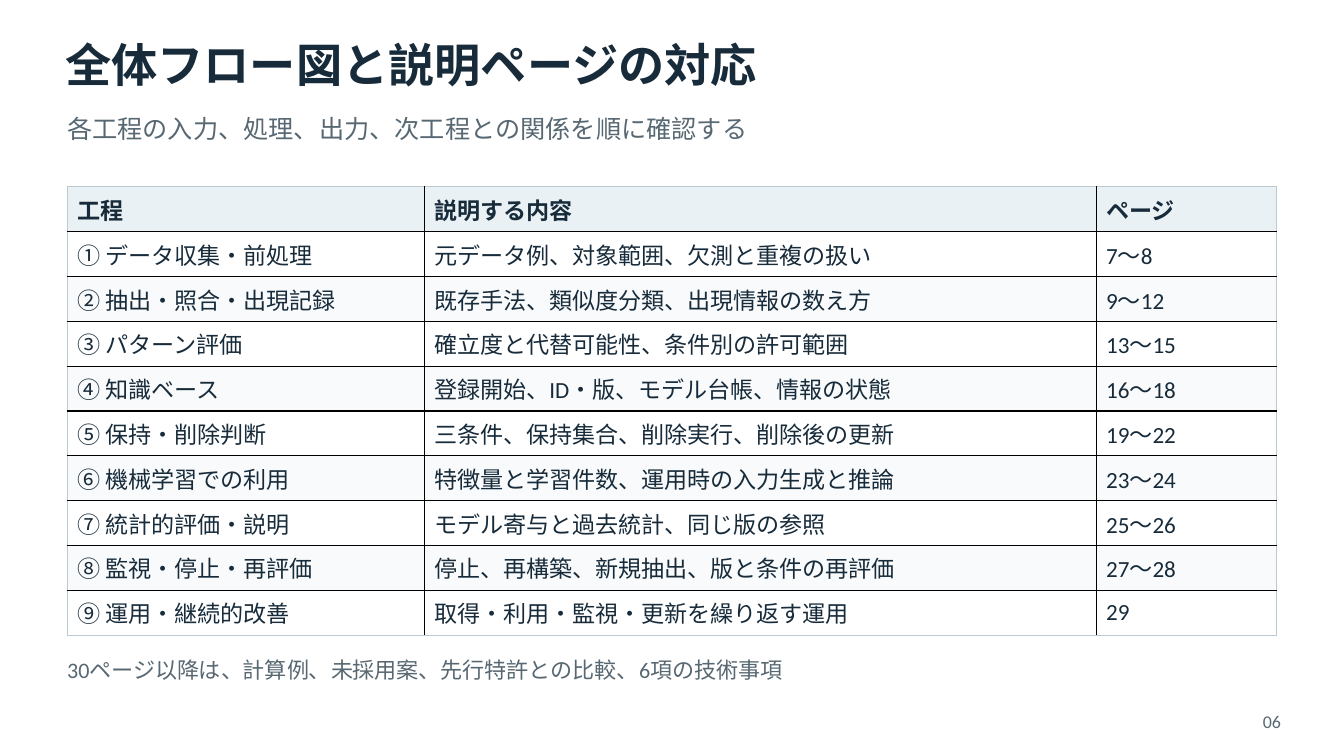
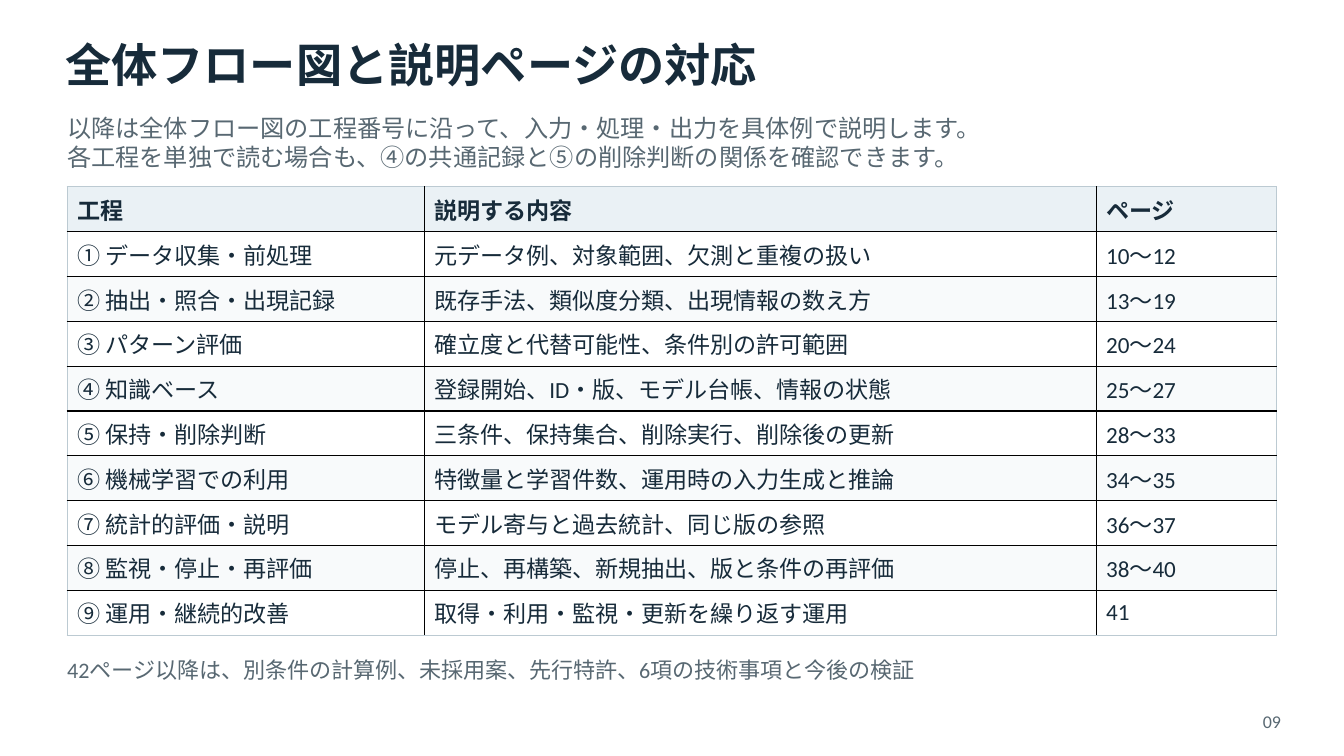
Before and after one commit to tachyonstone/test, a slide deck: slide 9 of 発明アイデア説明資料.pptx (slide 6 before the commit). Drawn at 1344x756 pixels with LibreOffice and Linux fonts; fonts in the diff are those of the drawing. Boxes give left, top, right and bottom in pixels: in the first picture for what was removed or moved away, otherwise in the second. Text is boxed around its words. In the diff, an @@ line names an element or a change of style, - is before the commit and + after.

```diff
--- a/発明アイデア説明資料.pptx
+++ b/発明アイデア説明資料.pptx
@@ text at <box>67,116,981,168</box>: text changed; size 18 to 17.2 pt @@
-各工程の入力、処理、出力、次工程との関係を順に確認する
+以降は全体フロー図の工程番号に沿って、入力・処理・出力を具体例で説明します。
+各工程を単独で読む場合も、④の共通記録と⑤の削除判断の関係を確認できます。
@@ table at <box>68,187,1277,635</box> @@
-row 2, column 3: 7〜8
+row 2, column 3: 10〜12
-row 3, column 3: 9〜12
+row 3, column 3: 13〜19
-row 4, column 3: 13〜15
+row 4, column 3: 20〜24
-row 5, column 3: 16〜18
+row 5, column 3: 25〜27
-row 6, column 3: 19〜22
+row 6, column 3: 28〜33
-row 7, column 3: 23〜24
+row 7, column 3: 34〜35
-row 8, column 3: 25〜26
+row 8, column 3: 36〜37
-row 9, column 3: 27〜28
+row 9, column 3: 38〜40
-row 10, column 3: 29
+row 10, column 3: 41
@@ text at <box>67,659,914,680</box>: text changed @@
-30ページ以降は、計算例、未採用案、先行特許との比較、6項の技術事項
+42ページ以降は、別条件の計算例、未採用案、先行特許、6項の技術事項と今後の検証
@@ text at <box>1263,716,1281,728</box>: text changed @@
-06
+09
```
Also in this commit, not shown: 41 other slides changed, 16 slides added, 3 slides removed.
